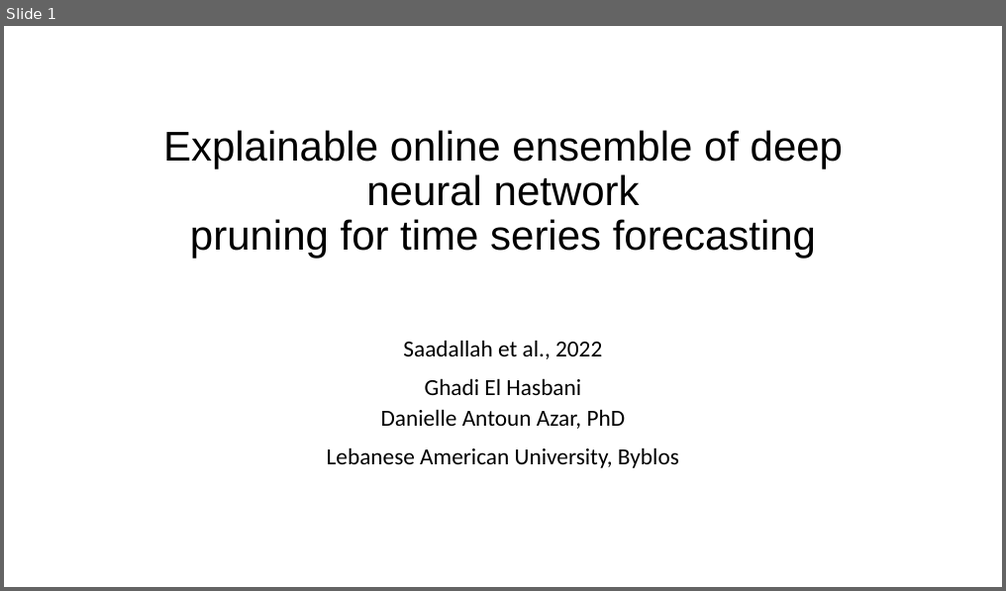
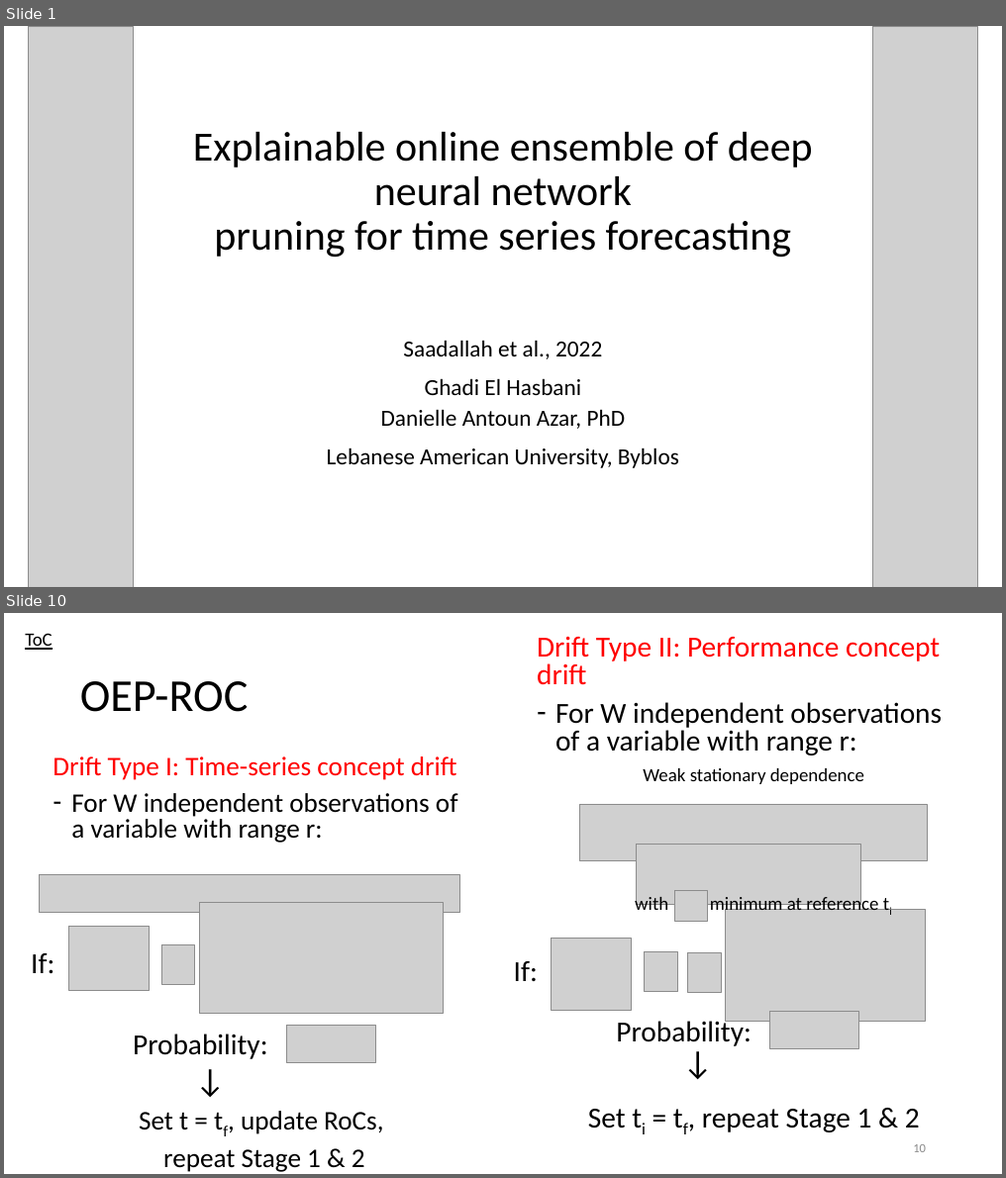
Before and after one commit to GhadiElHasbani/CSC615-MachineLearning, a slide deck: Assignment_2/Question4-presentation.pptx. Shown one above the other, each under a label of ours: slide 1 before the commit, slides 1 and 10 after it; the slides between them are not shown. The pictures are 1006x591 and 1006x1178 pixels, drawn with LibreOffice and Linux fonts; fonts in the diff are those of the drawing; grey boxes stand for pictures. Boxes give left, top, right and bottom in pixels: in the first picture for what was removed or moved away, otherwise in the second. Text is boxed around its words. In the diff, an @@ line names an element or a change of style, - is before the commit and + after.

```diff
--- a/Assignment_2/Question4-presentation.pptx
+++ b/Assignment_2/Question4-presentation.pptx
@@ slide 10 added at (4, 613, 1002, 1174), background #FFFFFF @@
@@ text added at (25, 633, 53, 650), 18 pt, text #000000, underline @@
+ToC
@@ text added at (537, 636, 942, 1133), 28 pt, text #000000 @@
+Drift Type II: Performance concept drift
+– For W independent observations of a variable with range r:
+Weak stationary dependence
+Set ti = tf, repeat Stage 1 & 2
@@ title added at (80, 681, 249, 712), 44 pt, text #000000 @@
+OEP-ROC
@@ text added at (53, 757, 458, 1172), 25.9 pt, text #000000 @@
+Drift Type I: Time-series concept drift
+– For W independent observations of a variable with range r:
+Set t = tf, update RoCs,
+repeat Stage 1 & 2
@@ picture added at (580, 804, 928, 861) @@
@@ picture added at (636, 844, 861, 904) @@
@@ picture added at (40, 874, 460, 912) @@
@@ picture added at (199, 903, 443, 1014) @@
@@ text added at (635, 895, 878, 916), 18 pt, text #000000 @@
+with minimum at reference ti
@@ picture added at (675, 891, 708, 921) @@
@@ picture added at (69, 926, 150, 990) @@
@@ picture added at (551, 939, 631, 1011) @@
@@ picture added at (726, 910, 926, 1022) @@
@@ text added at (31, 954, 54, 974), 28 pt, text #000000 @@
+If:
@@ picture added at (161, 945, 194, 984) @@
@@ text added at (514, 961, 538, 981), 28 pt, text #000000 @@
+If:
@@ picture added at (645, 953, 677, 992) @@
@@ picture added at (687, 953, 721, 992) @@
@@ picture added at (287, 1025, 375, 1062) @@
@@ text added at (616, 1017, 750, 1047), 28 pt, text #000000 @@
+Probability:
@@ picture added at (770, 1011, 859, 1050) @@
@@ text added at (133, 1034, 267, 1059), 28 pt, text #000000 @@
+Probability:
@@ text added at (676, 1043, 725, 1099), 32 pt, text #000000 @@
+→
@@ text added at (189, 1061, 238, 1117), 32 pt, text #000000 @@
+→
@@ page number added at (913, 1145, 926, 1153), 12 pt, text #8C8C8C @@
+10
@@ slide 1 changed as well @@
@@ picture added at (28, 26, 133, 587) @@
@@ picture added at (873, 26, 978, 587) @@
@@ title "Explainable online ensemble of deep ..." at (193, 132, 813, 258): font Arial to Calibri @@
```
Also in this commit, not shown: 3 other slides changed, 15 other slides added, 2 slides removed.
